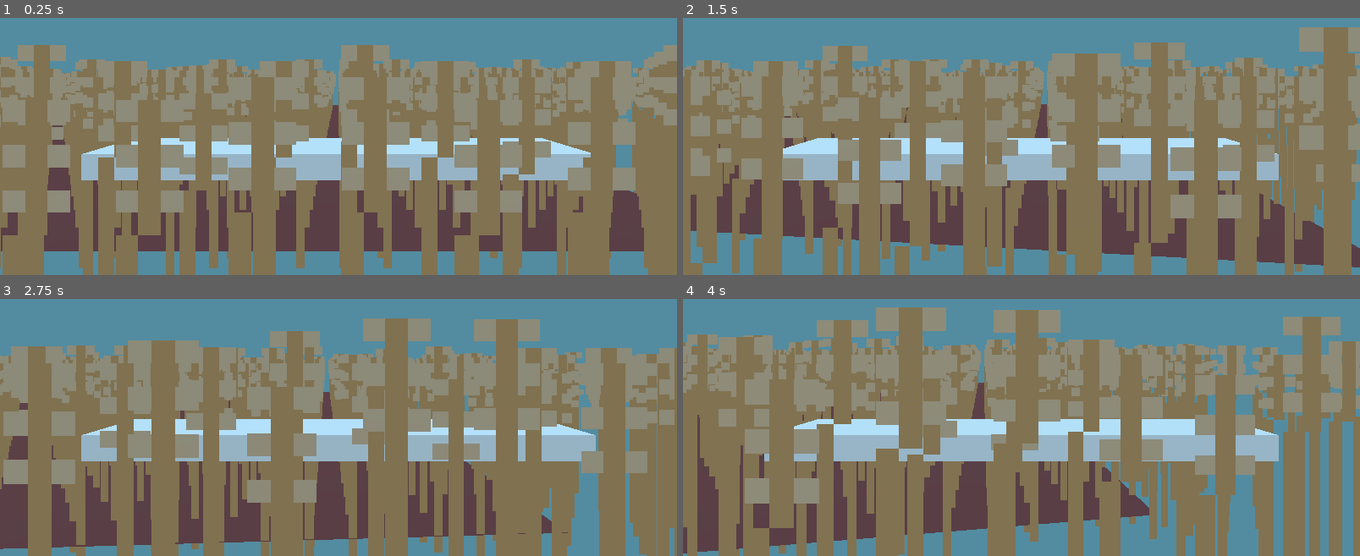
Above: before the commit, frames 1-4 (two rows, left to right).
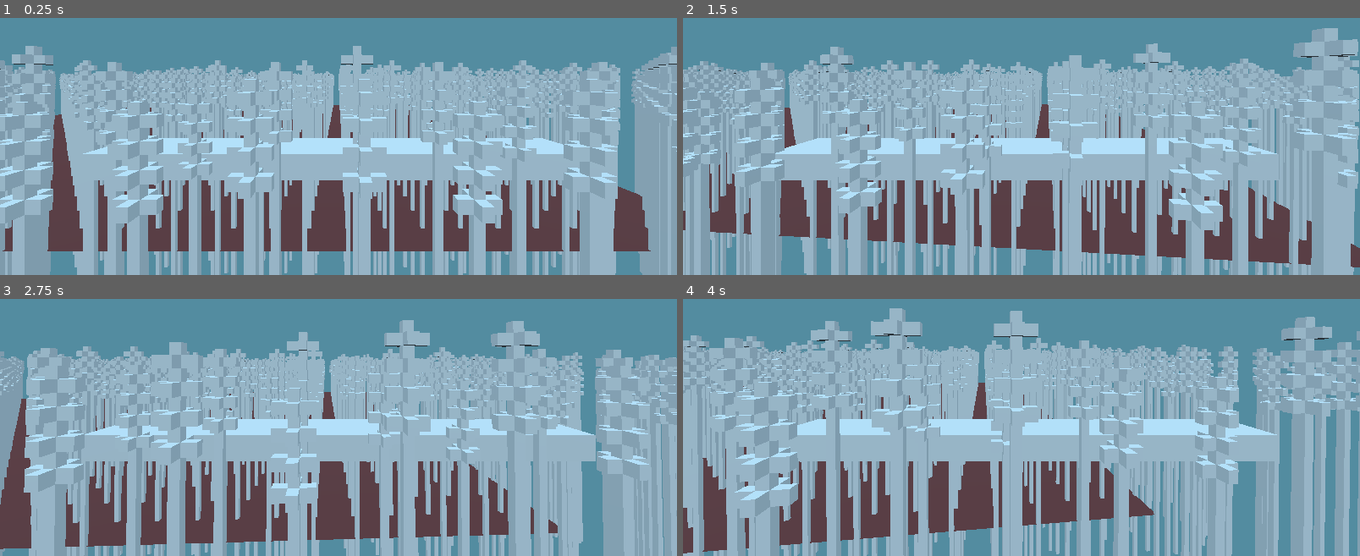
Above: after the commit, the same moments.

Repository: dedekm/ld52
Game: Godot game, scene res://src/Level.tscn
The game is run twice, just before and just after one commit, with the same random seed, the same clock (stepped at 60 frames per second) and the same inputs.
Inputs (mouse positions are in pixels of both pictures, inside the frame that each line leads up to):
- Up to frame 1 (0.25 s): no input
- Up to frame 2 (1.5 s): move the mouse to (1055, 74) at 0.52 s; hold Up (ui_up) from 0.53 s (still down); move the mouse to (987, 79) at 1.27 s
- Up to frame 3 (2.75 s): keep holding Up (ui_up); move the mouse to (352, 350) at 2.02 s
- Up to frame 4 (4 s): keep holding Up (ui_up); move the mouse to (1014, 363) at 2.77 s; move the mouse to (1068, 363) at 3.52 s

The runs differ from the first frame. In frame 1, 70% of the frame differs, in the area x 0-100%, y 10-100%; in frame 2, 72%; in frame 3, 70%; in frame 4, 72%, in the area x 0-100%, y 3-100%.

Commit message:
add straw obj model

Diff:
--- a/src/GrassStraw.tscn
+++ b/src/GrassStraw.tscn
@@ -1,6 +1,7 @@
-[gd_scene load_steps=7 format=2]
+[gd_scene load_steps=8 format=2]
 
 [ext_resource path="res://assets/grass.png" type="Texture" id=1]
+[ext_resource path="res://assets/straw.obj" type="ArrayMesh" id=2]
 
 [sub_resource type="BoxShape" id=3]
 
@@ -37,7 +38,12 @@
 
 [node name="AnimatedSprite3D" type="AnimatedSprite3D" parent="."]
 transform = Transform( 10, 0, 0, 0, 10, 0, 0, 0, 10, 0, 1, 0 )
+visible = false
 billboard = 1
 shaded = true
 frames = SubResource( 7 )
 playing = true
+
+[node name="StrawMesh" type="MeshInstance" parent="."]
+transform = Transform( 0.2, 0, 0, 0, 0.2, 0, 0, 0, 0.2, 0, -1.08371, 0 )
+mesh = ExtResource( 2 )
Not shown, added: assets/straw.obj
Not shown, added: assets/straw.obj.import
